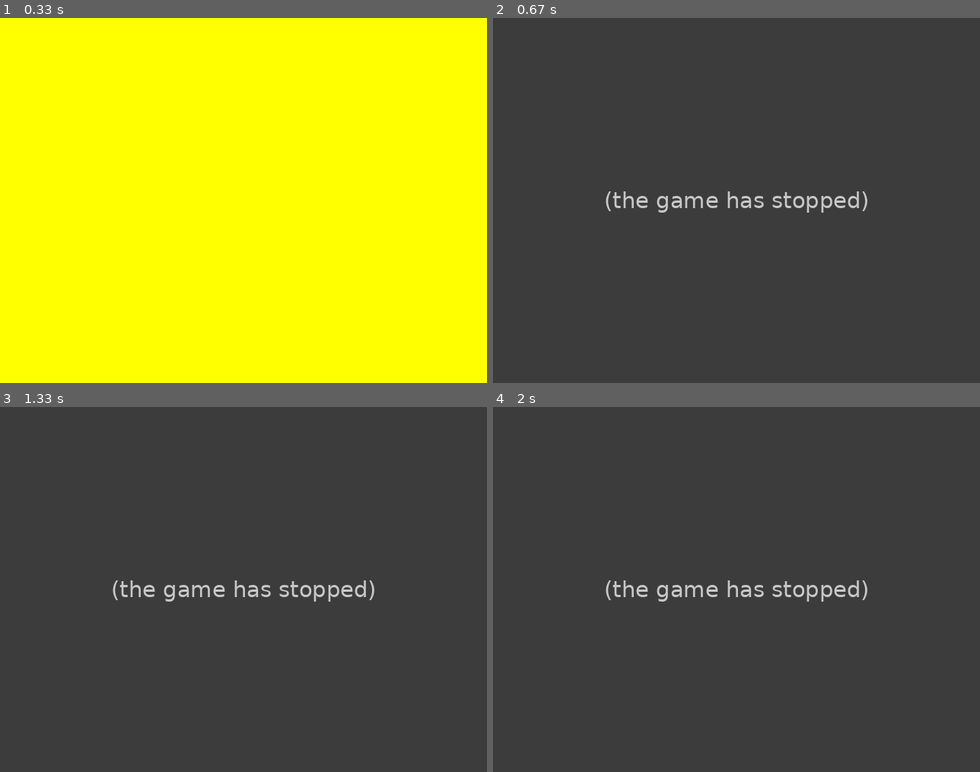
Above: before the commit, frames 1-4 (two rows, left to right).
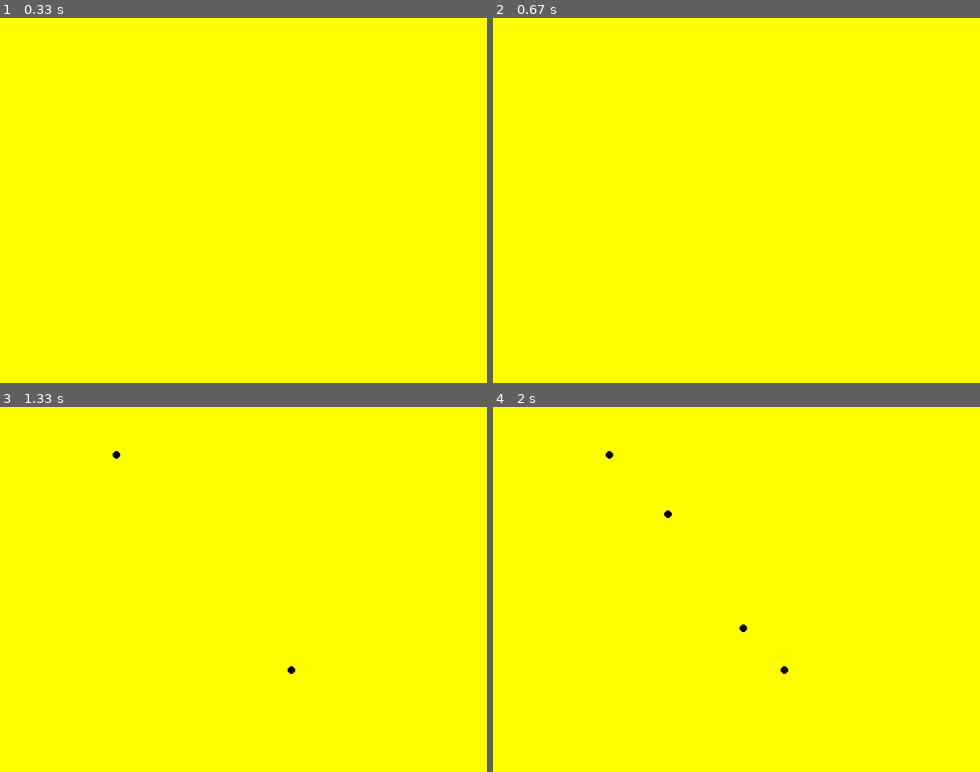
Above: after the commit, the same moments.

Repository: sherzberg/volunteering-waukee-highschool
Game: pygame game, started from examples/pygame-intro.py
Same seed, same stepped clock (60 frames per second), same inputs: the game is played once before the commit and once after it.
Inputs (mouse positions are in pixels of both pictures, inside the frame that each line leads up to):
- Up to frame 1 (0.33 s): no input
- Up to frame 2 (0.67 s): tap Enter at 0.33 s
- Up to frame 3 (1.33 s): click (292, 669) at 0.72 s; click (116, 454) at 1.05 s
- Up to frame 4 (2 s): click (741, 629) at 1.38 s; click (668, 512) at 1.72 s

Frame 1 is identical in both runs. In frame 2, 100% of the frame differs, in the area x 0-100%, y 0-100%; in frame 3, 100%; in frame 4, 100%.
Error before the commit: ValueError: incomplete format (pygame-intro.py line 19); the game stopped at 0.33 s (later frames are placeholders)

Commit message:
using different string interpolation

Diff:
--- a/examples/pygame-intro.py
+++ b/examples/pygame-intro.py
@@ -16,7 +16,8 @@
             if event.type == pygame.QUIT:
                 running = False
             elif event.type == pygame.KEYDOWN:
-                print("Key pressed: %" % pygame.key.name(event.key))
+                key = pygame.key.name(event.key)
+                print("Key pressed: {key}".format(key=key))
                 if event.key == pygame.K_ESCAPE:
                     running = False
             elif event.type == pygame.MOUSEBUTTONDOWN:
--- a/examples/pygame-surfaces.py
+++ b/examples/pygame-surfaces.py
@@ -22,7 +22,8 @@
             if event.type == pygame.QUIT:
                 running = False
             elif event.type == pygame.KEYDOWN:
-                print("Key pressed: %s" % pygame.key.name(event.key))
+                key = pygame.key.name(event.key)
+                print("Key pressed: {key}".format(key=key))
                 if event.key == pygame.K_ESCAPE:
                     running = False
                 elif event.key == pygame.K_UP:
